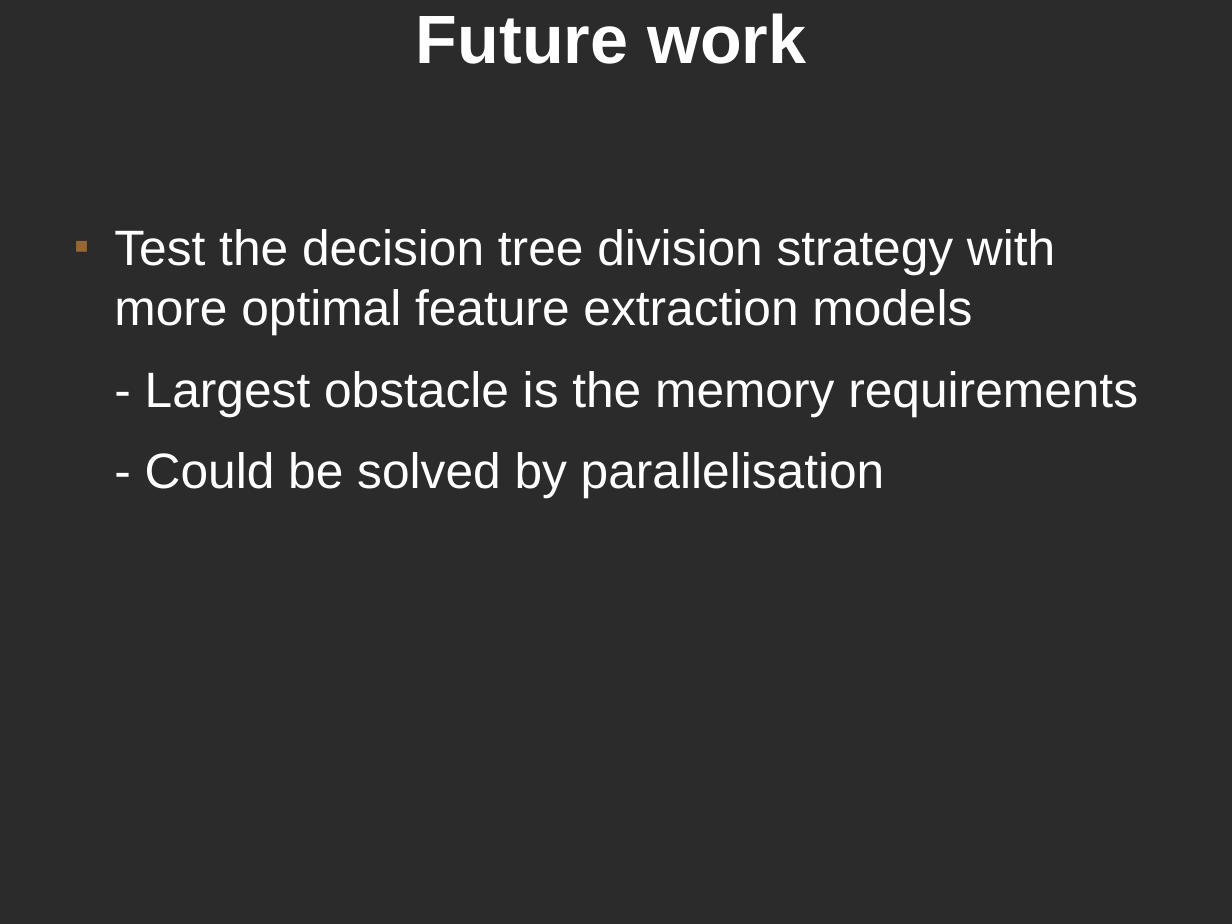
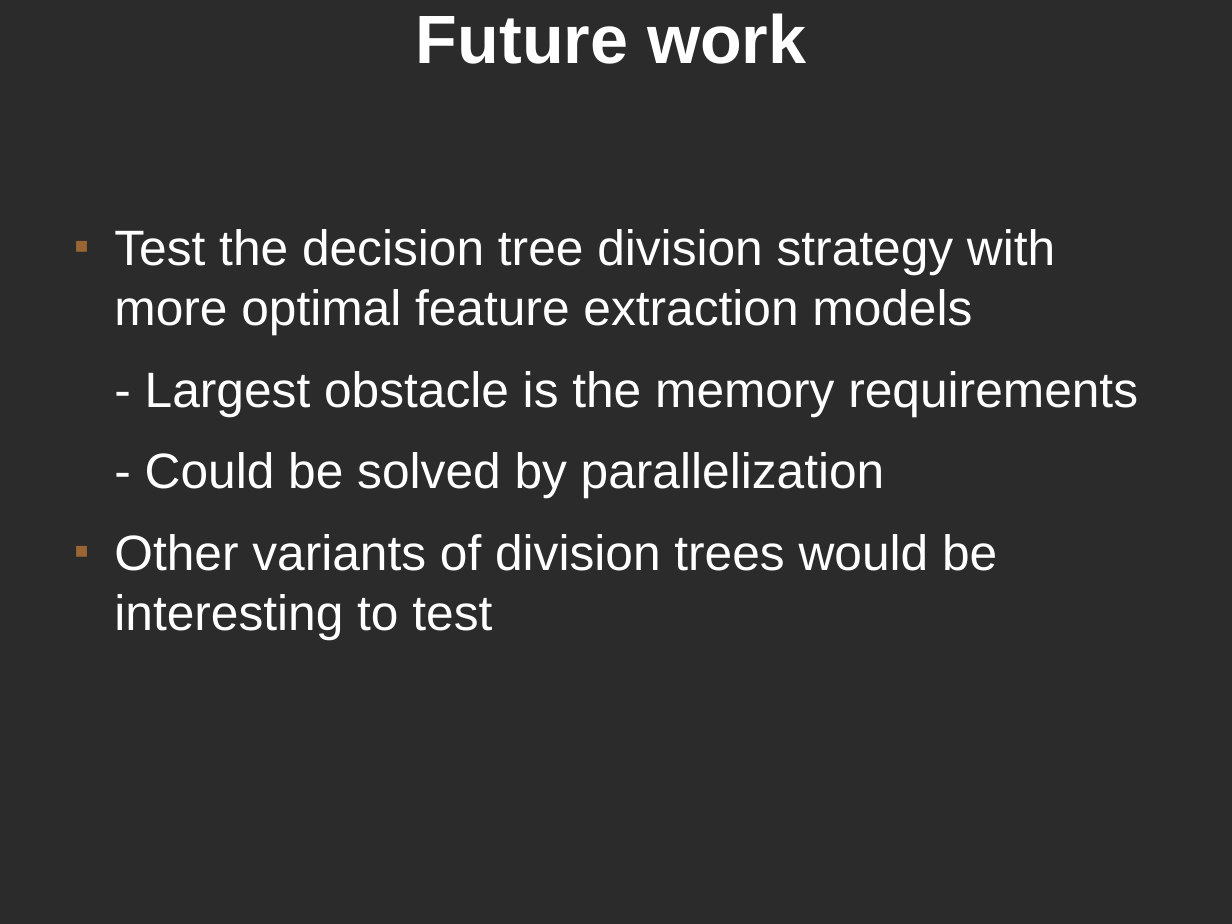
Before and after one commit to kjellwinblad/master-thesis-matrial, a slide deck: slide 21 of presentation/presenation.odp. Drawn at 1232x924 pixels with LibreOffice and Linux fonts; fonts in the diff are those of the drawing; background and template pictures are left out; a plain dark background stands for a picture behind light text. Boxes give left, top, right and bottom in pixels: in the first picture for what was removed or moved away, otherwise in the second. Text is boxed around its words. In the diff, an @@ line names an element or a change of style, - is before the commit and + after.

```diff
--- a/presentation/presenation.odp
+++ b/presentation/presenation.odp
@@ text at <box>114,452,997,639</box>: text changed @@
-- Could be solved by parallelisation
+- Could be solved by parallelization
+■ Other variants of division trees would be interesting to test
```
Also in this commit, not shown: 8 other slides changed.
